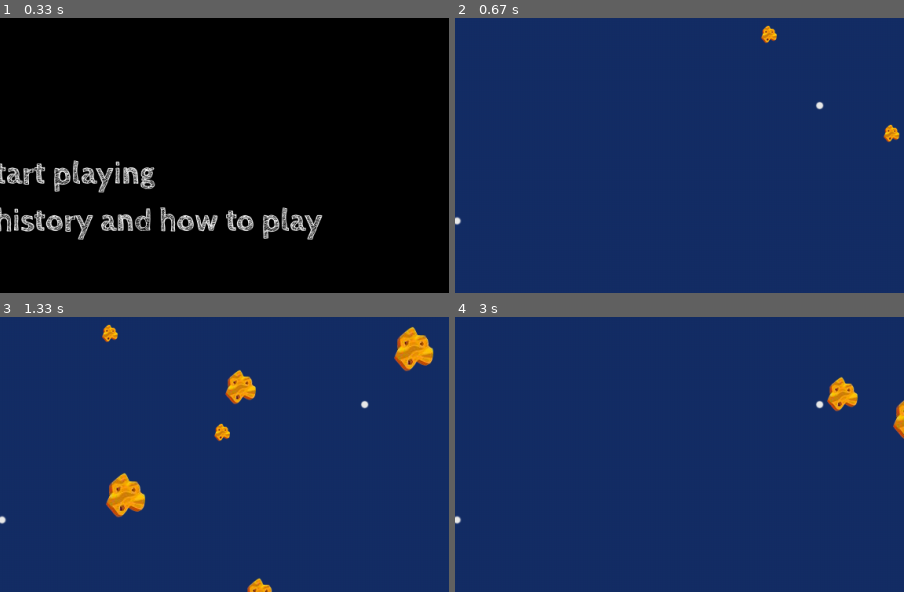
Above: before the commit, frames 1-4 (two rows, left to right).
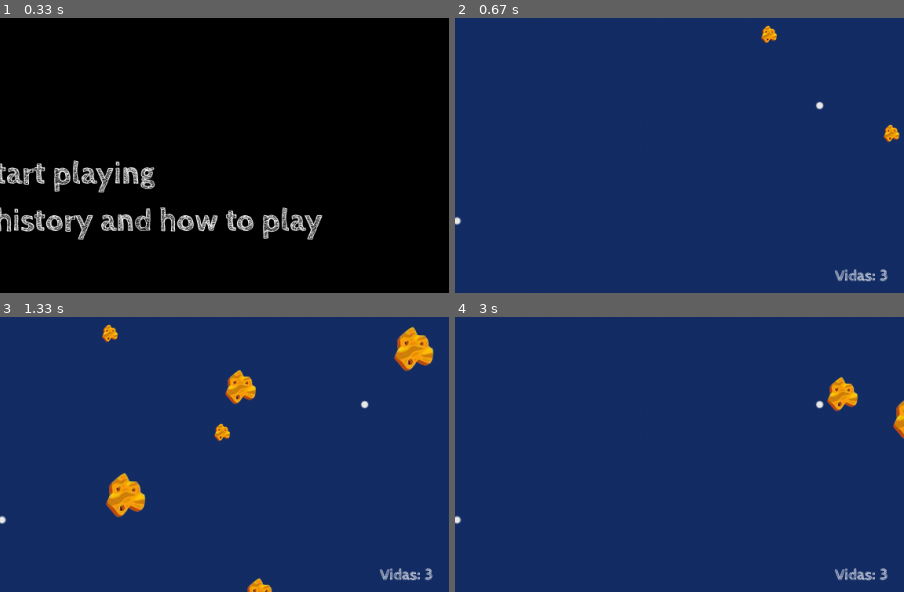
Above: after the commit, the same moments.

Repository: MarkelJM/FinalPygameSpace
Game: pygame game, started from main.py
Two runs of this game, one before a commit and one after it. Both use one fixed random seed, a clock stepped at 60 frames per second and the inputs below.
Inputs:
- Up to frame 1 (0.33 s): no input
- Up to frame 2 (0.67 s): tap B at 0.33 s
- Up to frame 3 (1.33 s): tap E at 0.67 s; hold Right from 1 s (still down)
- Up to frame 4 (3 s): release Right at 1.47 s; hold Up 1.5-1.8 s; tap E at 1.65 s; tap A at 1.83 s; hold A 2.17-2.63 s; tap D at 2.67 s
The pictures show only the part of the screen within x 50-100%, y 50-100%; the shares and areas given below are measured in that part.

Frame 1 is identical in both runs. In frame 2, 0.3% of the frame differs, in the area x 84-97%, y 91-96%; in frame 3, 0.3%; in frame 4, 0.3%.

Commit message:
feat: lifes counter done

Diff:
--- a/thequest/objects.py
+++ b/thequest/objects.py
@@ -4,7 +4,7 @@
 import pygame as pg
 from pygame.sprite import Sprite
 
-from thequest import HEIGHT, WIDTH
+from thequest import HEIGHT,MESSAGE_COLOUR, WIDTH
 
 class Plane(Sprite):
 
@@ -90,3 +90,25 @@
 
         if self.rect.x < 0 or self.rect.x == 0:
             self.rect.x = 0 -500
+
+
+
+
+class LifesCounting():
+    def __init__(self, first_lifes_count):
+        self.lifes = first_lifes_count
+        font_file = os.path.join(
+            "resources", "fonts", "CabinSketch-Bold.ttf")
+        self.tipography = pg.font.Font(font_file, 20)
+
+    def lost_life(self):
+        self.lifes -= 1
+        return self.lifes < 1
+
+    def paint_lifes(self, screen):
+
+        message = f"Vidas: {self.lifes}"
+        text = self.tipography.render(message, True, MESSAGE_COLOUR)
+        pos_x = WIDTH-20-text.get_width()
+        pos_y = HEIGHT-text.get_height()-10
+        screen.blit(text, (pos_x, pos_y))
--- a/thequest/scenes.py
+++ b/thequest/scenes.py
@@ -7,7 +7,7 @@
 import pygame as pg
 
 from . import BACKGROUND_COLOUR, FPS, HEIGHT, LIFES, MAIN_TEXT_SIZE, MAXIMUM_REPEATED_ROCKS,  MESSAGE_COLOUR, TEXT_MARGIN,  WIDTH
-from .objects import Plane, Rock
+from .objects import LifesCounting, Plane, Rock
 
 
 class Scenes:
@@ -183,6 +183,8 @@
         self.background = pg.image.load(bg_file)
         self.player = Plane()
         self.rocks_groups = self.rock_group()
+        self.lifes_counter = LifesCounting(LIFES)
+
         self.clock = pg.time.Clock()
 
     def play(self):
@@ -199,6 +201,7 @@
                     pg.quit()
                     sys.exit()
 
+            #ROCK CREATER CONTROLLER
             if contador == 1:  # create first rocks to don´t have problems with create method
 
                 self.created_rock = self.create_rocks()
@@ -212,6 +215,9 @@
             self.rock_object.update()
             self.rocks.update()
             plane_crash =  pg.sprite.spritecollide(self.player, self.rocks, True)
+
+            if plane_crash:
+                remove_life = self.lifes_counter.lost_life()
 
             self.screen.fill(BACKGROUND_COLOUR)
             ###  PAINT BACKGROUND METHOD    ###
@@ -221,6 +227,9 @@
 
             # draw in the game rocks
             self.rocks.draw(self.screen)
+
+            #draw lifes counting
+            self.lifes_counter.paint_lifes(self.screen)
 
             pg.display.flip()
             self.clock.tick(FPS)
